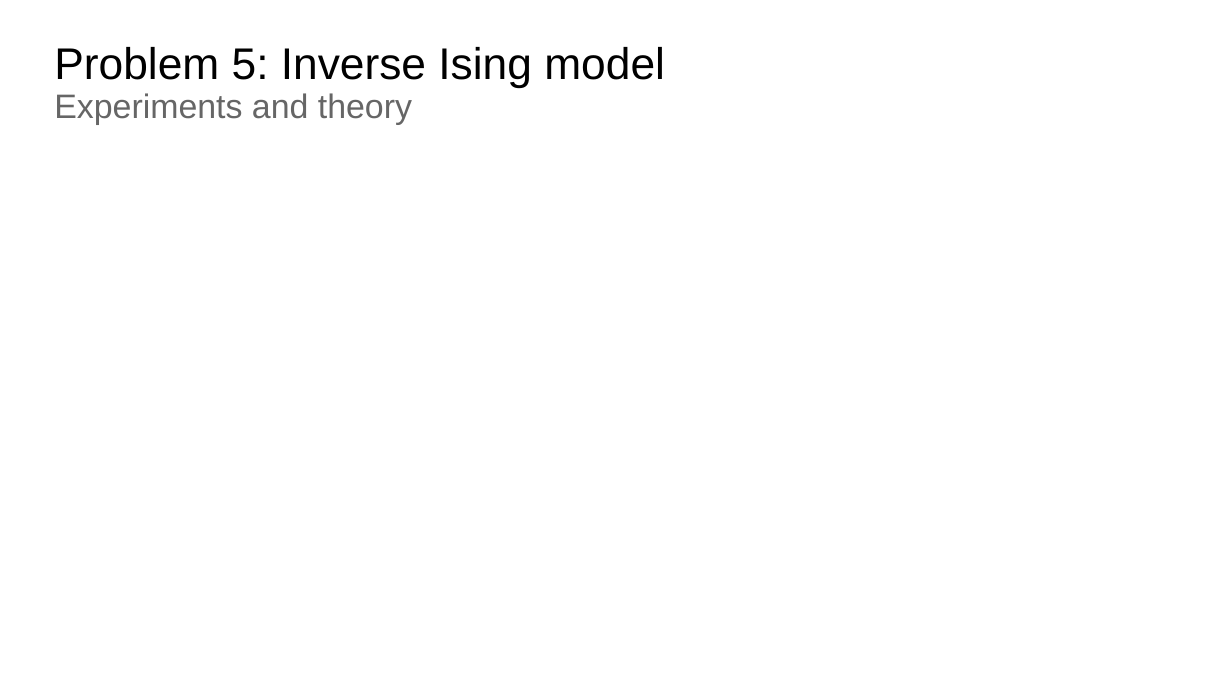
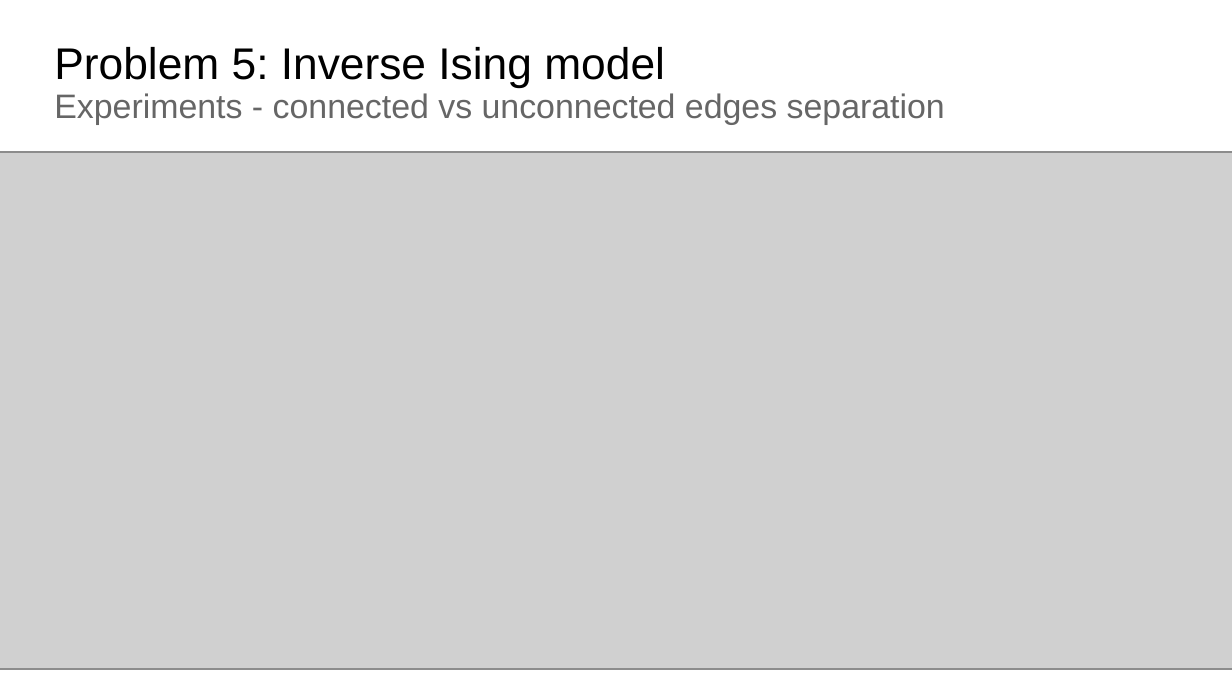
Before and after one commit to jolatechno/cours-ENS, a slide deck: slide 12 of cours/M2/S4/complex_network/project/presentation/presentation_complex_networks.odp. Drawn at 1232x693 pixels with LibreOffice and Linux fonts; fonts in the diff are those of the drawing; grey boxes stand for pictures. Boxes give left, top, right and bottom in pixels: in the first picture for what was removed or moved away, otherwise in the second. Text is boxed around its words. In the diff, an @@ line names an element or a change of style, - is before the commit and + after.

```diff
--- a/cours/M2/S4/complex_network/project/presentation/presentation_complex_networks.odp
+++ b/cours/M2/S4/complex_network/project/presentation/presentation_complex_networks.odp
@@ title at (54, 47, 945, 124): text changed; size 25.9 to 19.8 pt; text colour #000000 to #666666 @@
-Problem 5: Inverse Ising model
-Experiments and theory
+Problem 5: Inverse Ising model
+Experiments - connected vs unconnected edges separation
@@ picture added at (0, 152, 1232, 669) @@
```
Also in this commit, not shown: 1 other slide changed, 13 other files.
